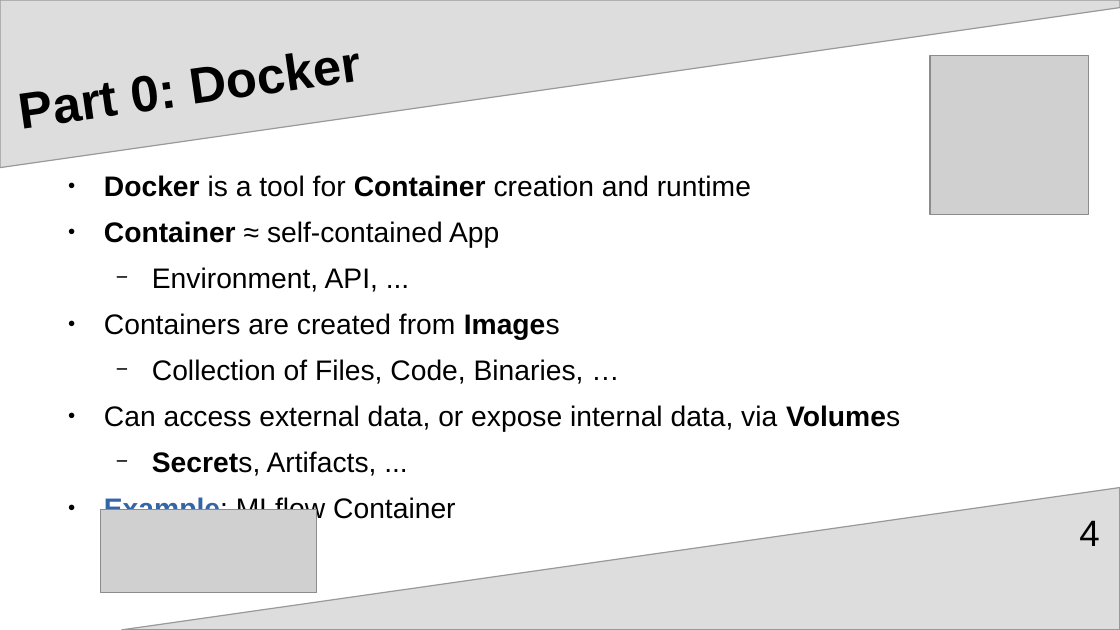
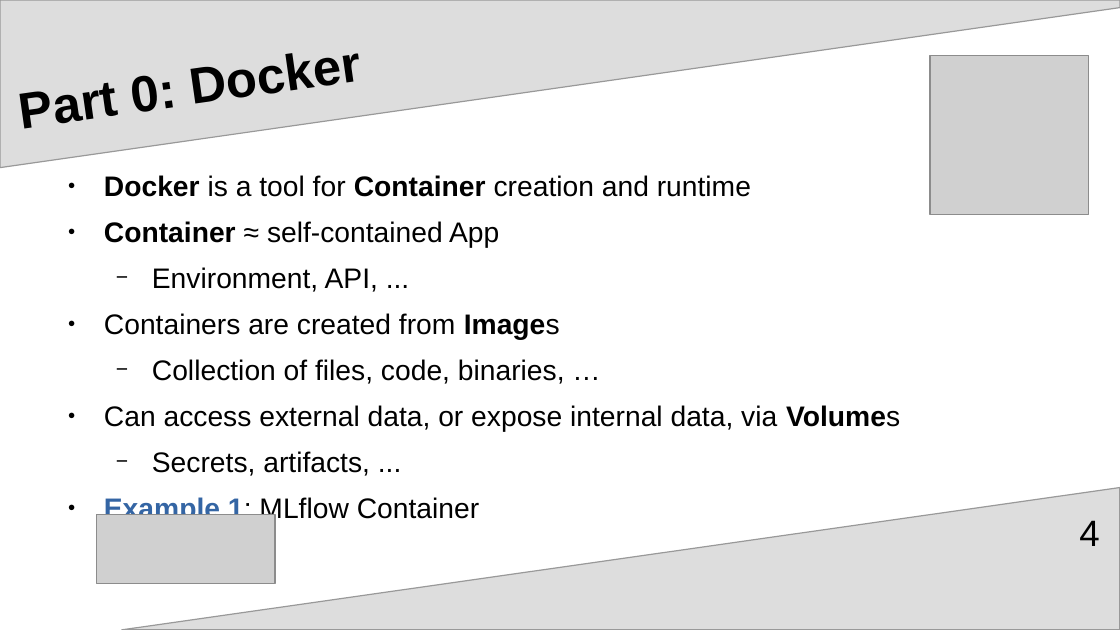
Before and after one commit to upart/cabinops, a slide deck: slide 4 of documentation/Introduction.odp. Drawn at 1120x630 pixels with LibreOffice and Linux fonts; fonts in the diff are those of the drawing; grey boxes stand for pictures. Boxes give left, top, right and bottom in pixels: in the first picture for what was removed or moved away, otherwise in the second. Text is boxed around its words. In the diff, an @@ line names an element or a change of style, - is before the commit and + after.

```diff
--- a/documentation/Introduction.odp
+++ b/documentation/Introduction.odp
@@ text at (152, 359, 565, 384): text changed @@
-  − Collection of Files, Code, Binaries, …
+  − Collection of files, code, binaries, …
@@ text at (104, 451, 479, 523): text changed @@
-  − Secrets, Artifacts, ...
-● Example: MLflow Container
+  − Secrets, artifacts, ...
+● Example 1: MLflow Container
@@ picture: place and size @@
-picture at (101, 510, 316, 594)
+picture at (97, 514, 275, 583)
```
Also in this commit, not shown: 8 other slides changed, 3 slides removed, 28 other files.
